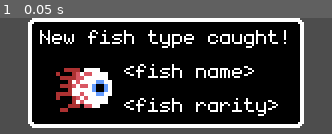
Above: before the commit, frame 1.
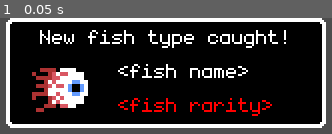
Above: after the commit, the same moment.

Repository: thomz12/LD58
Game: Godot game, scene res://scenes/ui/notifications/notification_new_fish_type.tscn
The game is run twice, just before and just after one commit, with the same random seed, the same clock (stepped at 60 frames per second) and the same inputs. This scene is started directly instead of the project's main scene.
Inputs:
- Up to frame 1 (0.05 s): no input

The runs differ from the first frame. In frame 1, 26% of the frame differs, in the area x 1-99%, y 0-95%.
Error in both runs: Invalid access to property or key 'identifier' on a base object of type 'Nil'. (res://scripts/ui/notification_new_fish_type.gd:12)

Commit message:
Added rarity colours to notification

Diff:
--- a/ld-58/scenes/ui/notifications/notification_new_fish_type.tscn
+++ b/ld-58/scenes/ui/notifications/notification_new_fish_type.tscn
@@ -33,6 +33,7 @@
 script = ExtResource("2_rop7t")
 
 [node name="PanelContainer" type="PanelContainer" parent="."]
+custom_minimum_size = Vector2(160, 0)
 layout_mode = 2
 size_flags_vertical = 0
 theme_override_styles/panel = SubResource("StyleBoxFlat_niefe")
@@ -58,18 +59,23 @@
 unique_name_in_owner = true
 custom_minimum_size = Vector2(32, 32)
 layout_mode = 2
+size_flags_horizontal = 3
+size_flags_stretch_ratio = 0.5
 texture = SubResource("AtlasTexture_rop7t")
-stretch_mode = 4
+stretch_mode = 5
 
 [node name="VBoxContainer" type="VBoxContainer" parent="PanelContainer/MarginContainer/VBoxContainer/HBoxContainer"]
 layout_mode = 2
+size_flags_horizontal = 3
 
 [node name="LabelName" type="Label" parent="PanelContainer/MarginContainer/VBoxContainer/HBoxContainer/VBoxContainer"]
 unique_name_in_owner = true
 layout_mode = 2
 text = "<fish name>"
 
-[node name="LabelRarity" type="Label" parent="PanelContainer/MarginContainer/VBoxContainer/HBoxContainer/VBoxContainer"]
+[node name="LabelRarity" type="RichTextLabel" parent="PanelContainer/MarginContainer/VBoxContainer/HBoxContainer/VBoxContainer"]
 unique_name_in_owner = true
 layout_mode = 2
-text = "<fish rarity>"
+bbcode_enabled = true
+text = "[color=RED]<fish rarity>"
+fit_content = true
--- a/ld-58/scripts/ui/notification_new_fish_type.gd
+++ b/ld-58/scripts/ui/notification_new_fish_type.gd
@@ -4,14 +4,23 @@
 @onready var label_title: Label = %LabelTitle
 @onready var texture_rect: TextureRect = %TextureRect
 @onready var label_name: Label = %LabelName
-@onready var label_rarity: Label = %LabelRarity
+@onready var label_rarity: RichTextLabel = %LabelRarity
 
 var fish_type: FishType
 
 func _ready() -> void:
 	label_name.text = fish_type.identifier
-	label_rarity.text = FishType.RARITY.find_key(fish_type.rarity)
+	var color := ""
+	match fish_type.rarity:
+		0:color = "Green"
+		1:color = "Blue"
+		2:color = "Red"
+		3: color = "Purple"
+		4: color = "Orange"
+
+	label_rarity.text = "[color=%s]%s" % [color, FishType.RARITY.find_key(fish_type.rarity)]
 	texture_rect.texture = fish_type.sprite
 
 	var tween := create_tween()
 	tween.tween_property(self, "modulate:a", 0, 1.0).set_delay(5.0)
+	tween.tween_callback(func(): queue_free())
